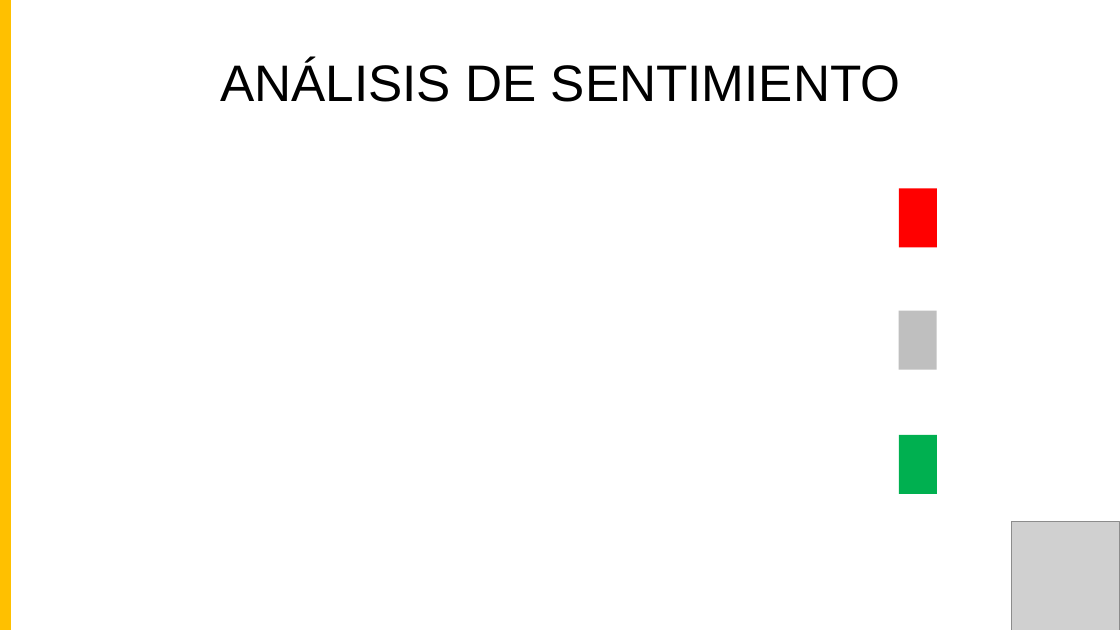
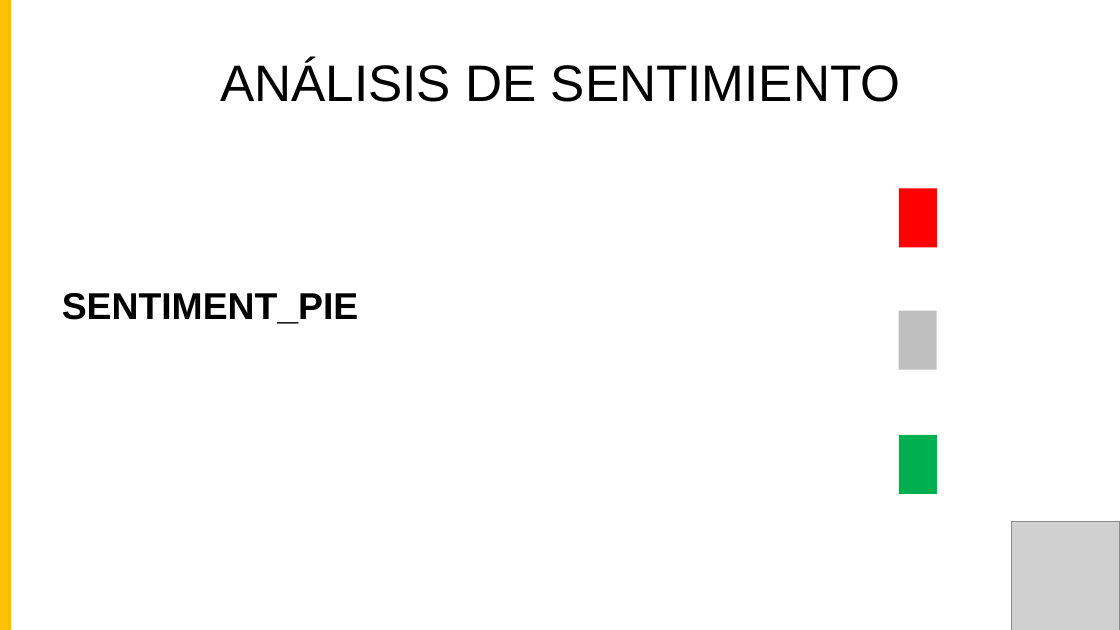
Before and after one commit to 2mingho/powerpoint-automated-web, a slide deck: slide 4 of powerpoints/Reporte_plantilla.pptx. Drawn at 1120x630 pixels with LibreOffice and Linux fonts; fonts in the diff are those of the drawing; grey boxes stand for pictures. Boxes give left, top, right and bottom in pixels: in the first picture for what was removed or moved away, otherwise in the second. Text is boxed around its words. In the diff, an @@ line names an element or a change of style, - is before the commit and + after.

```diff
--- a/powerpoints/Reporte_plantilla.pptx
+++ b/powerpoints/Reporte_plantilla.pptx
@@ text added at (62, 293, 358, 324), 32 pt, text #000000, bold @@
+SENTIMENT_PIE
```
Also in this commit, not shown: 4 other slides changed, 3 other files.
